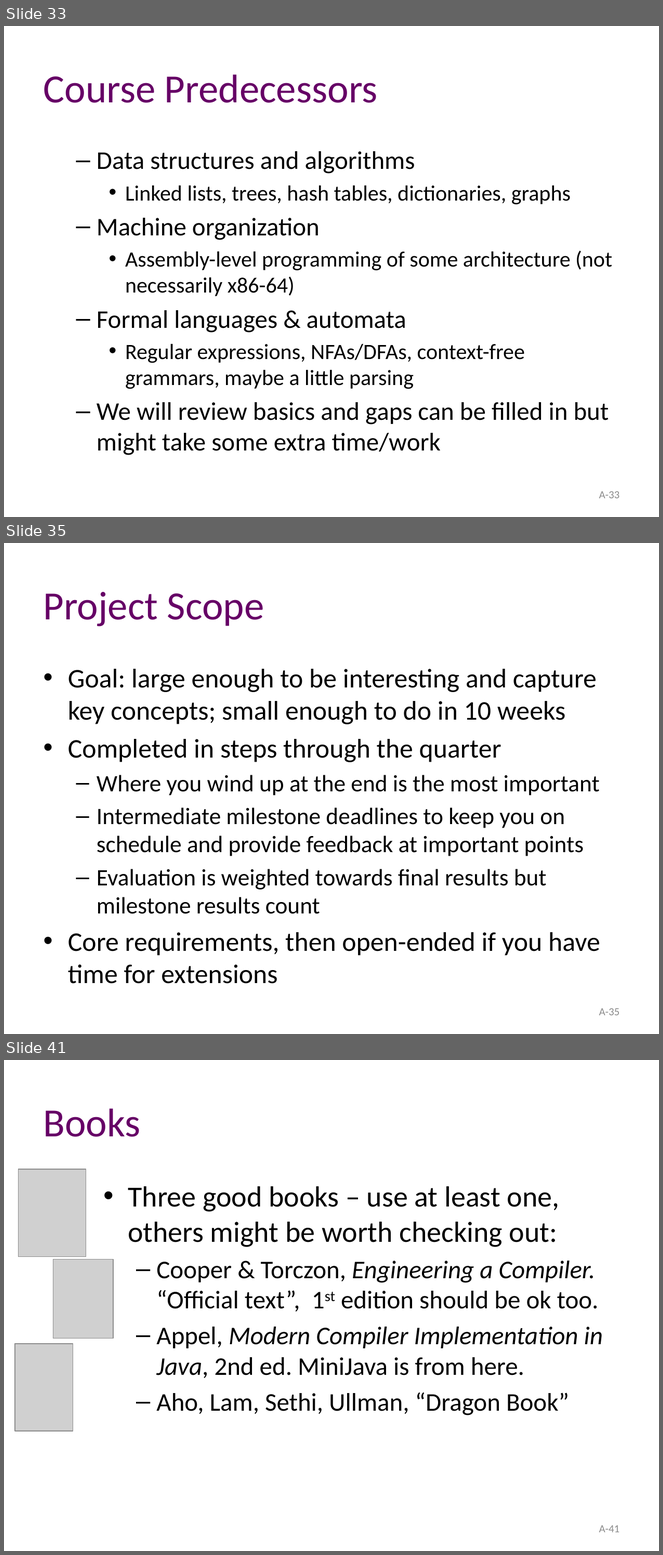
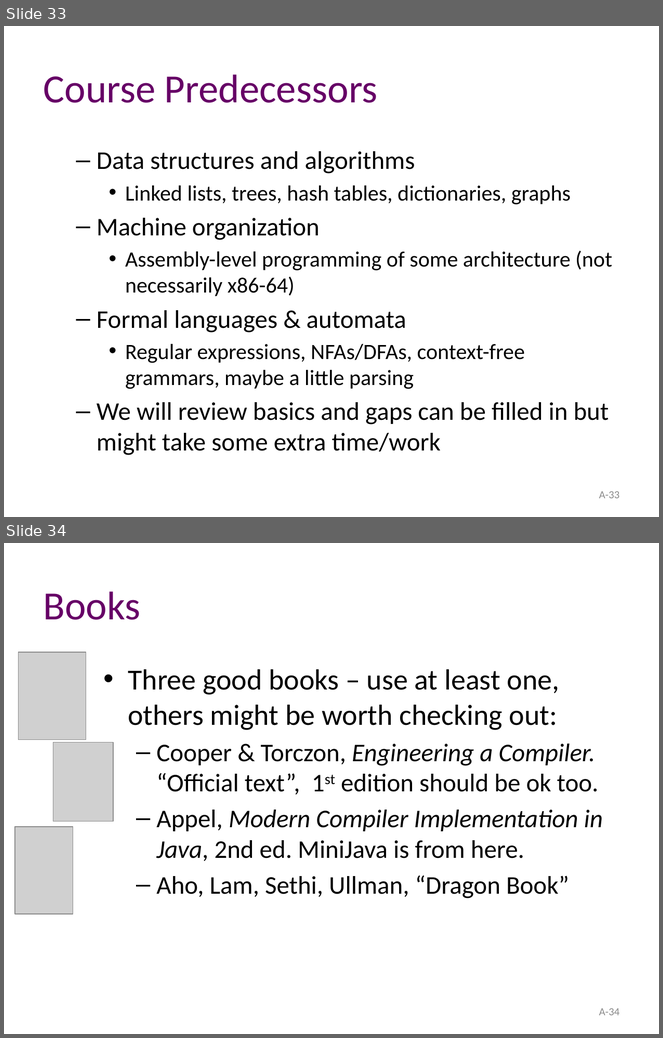
Before and after one commit to atu-se/atu.innomadic.com, a slide deck: courses/compilers/lectures/A-overview.pptx. Shown one above the other, each under a label of ours: slides 33, 35 and 41 before the commit, slides 33 and 34 after it; the slides between them are not shown. The pictures are 663x1555 and 663x1038 pixels, drawn with LibreOffice and Linux fonts; fonts in the diff are those of the drawing; grey boxes stand for pictures. Boxes give left, top, right and bottom in pixels: in the first picture for what was removed or moved away, otherwise in the second. Text is boxed around its words. In the diff, an @@ line names an element or a change of style, - is before the commit and + after.

```diff
--- a/courses/compilers/lectures/A-overview.pptx
+++ b/courses/compilers/lectures/A-overview.pptx
@@ slide 35 removed at [4, 543, 659, 1034], background #FFFFFF @@
@@ title removed at [44, 592, 265, 627] @@
-Project Scope
@@ text removed at [68, 669, 600, 984] @@
-• Goal: large enough to be interesting and capture key concepts; small enough to do in 10 weeks
-• Completed in steps through the quarter
-  – Where you wind up at the end is the most important
-  – Intermediate milestone deadlines to keep you on schedule and provide feedback at important points
-  – Evaluation is weighted towards final results but milestone results count
-• Core requirements, then open-ended if you have time for extensions
@@ page number removed at [599, 1008, 620, 1016] @@
-A-35
@@ what was slide 41 is now slide 34 @@
@@ page number at [599, 1008, 620, 1016]: text changed @@
-A-41
+A-34
```
Also in this commit, not shown: 1 slide changed, 7 other slides removed, 4 other files.
